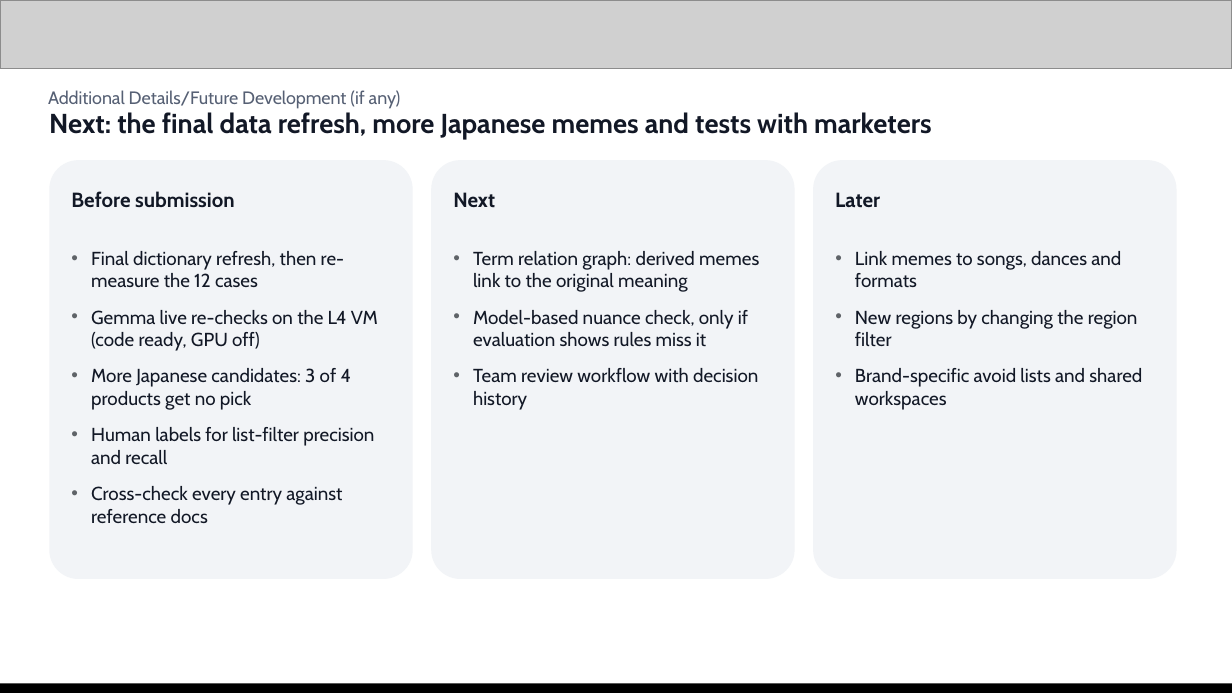
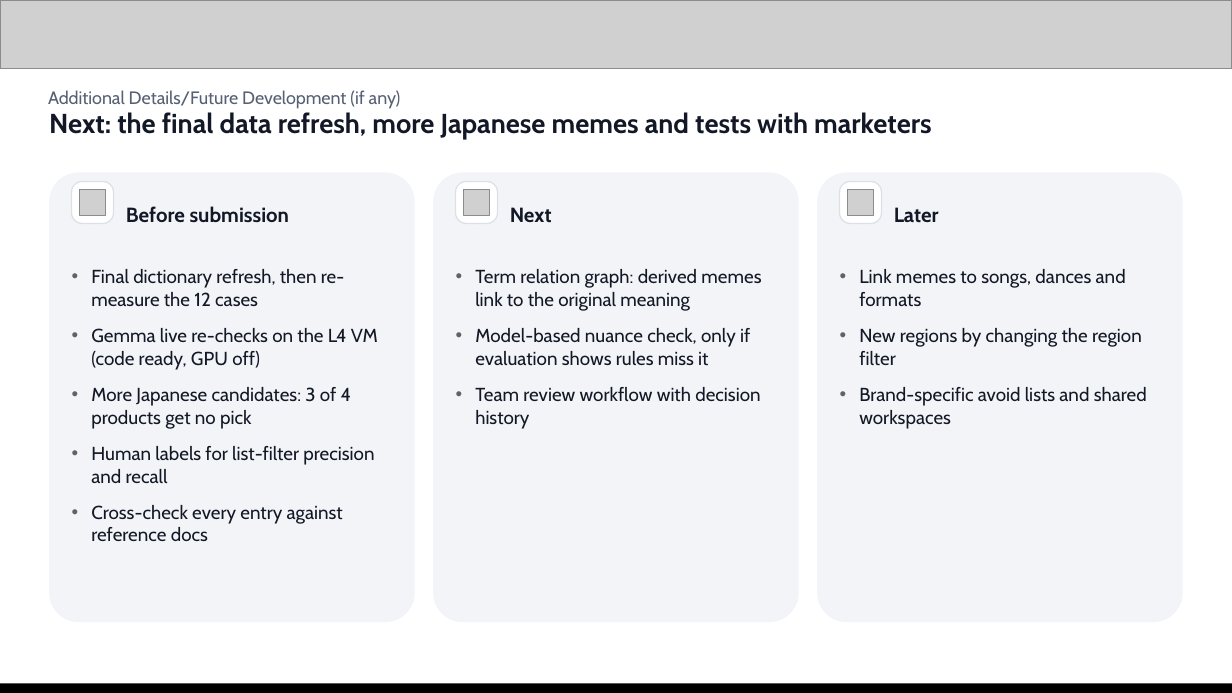
Before and after one commit to Sihyeon-Ji/trend-interpreter, a slide deck: slide 12 of docs/대회/제출/AI-Builder-Cup-제출-초안.pptx. Drawn at 1232x693 pixels with LibreOffice and Linux fonts; fonts in the diff are those of the drawing; grey boxes stand for pictures. Boxes give left, top, right and bottom in pixels: in the first picture for what was removed or moved away, otherwise in the second. Text is boxed around its words. In the diff, an @@ line names an element or a change of style, - is before the commit and + after.

Commit message:
docs: 덱 정렬·아이콘·새 아키텍처 그림, README 화면을 영어권과 새 구조 그림으로
- 덱: 모든 쪽 여백·시작·끝 위치를 같은 틀로 맞춤, lucide 아이콘 배지(사람 승인만 파란색)
- 6쪽 아키텍처를 영역 세 개·아이콘 카드·화살표로 다시 그림(Cloud Storage 스냅숏, 게시·백업 Jobs, 검수자 승인, 필요할 때만 켜는 L4 GPU 추가)
- 9쪽과 README 화면 사진을 영어권 둘러보기·영어 사전 항목(cooked)으로 교체
- README 구조 그림을 새 아키텍처로 바꾸고 범례 문구 갱신

```diff
--- a/docs/대회/제출/AI-Builder-Cup-제출-초안.pptx
+++ b/docs/대회/제출/AI-Builder-Cup-제출-초안.pptx
@@ rounded rectangle: place and size @@
-rounded rectangle at [49, 160, 413, 579]
+rounded rectangle at [49, 172, 415, 622]
@@ rounded rectangle: place and size @@
-rounded rectangle at [431, 160, 795, 579]
+rounded rectangle at [434, 172, 800, 622]
@@ rounded rectangle: place and size @@
-rounded rectangle at [813, 160, 1177, 579]
+rounded rectangle at [817, 172, 1183, 622]
@@ rounded rectangle added at [71, 181, 113, 223], fill #FFFFFF, outline #DCE1E8 0.75 pt @@
@@ picture added at [80, 190, 106, 216] @@
@@ text "Before submission": place and size @@
-text "Before submission" at [71, 191, 235, 207]
+text "Before submission" at [126, 206, 290, 222]
@@ rounded rectangle added at [456, 181, 498, 223], fill #FFFFFF, outline #DCE1E8 0.75 pt @@
@@ picture added at [463, 190, 489, 216] @@
@@ text "Next": place and size @@
-text "Next" at [453, 192, 495, 208]
+text "Next" at [510, 207, 552, 223]
@@ rounded rectangle added at [839, 181, 881, 223], fill #FFFFFF, outline #DCE1E8 0.75 pt @@
@@ picture added at [848, 190, 873, 216] @@
@@ text "Later": place and size @@
-text "Later" at [835, 192, 880, 208]
+text "Later" at [894, 207, 939, 223]
@@ text "Final dictionary refresh, then re-measure ...": place and size @@
-text "Final dictionary refresh, then re-measure ..." at [91, 251, 378, 523]
+text "Final dictionary refresh, then re-measure ..." at [91, 269, 378, 541]
@@ text "Term relation graph: derived memes ...": place and size @@
-text "Term relation graph: derived memes ..." at [473, 251, 759, 410]
+text "Term relation graph: derived memes ..." at [475, 269, 761, 429]
@@ text "Link memes to songs, dances ...": place and size @@
-text "Link memes to songs, dances ..." at [855, 251, 1142, 410]
+text "Link memes to songs, dances ..." at [859, 269, 1147, 429]
```
Also in this commit, not shown: 13 other slides changed, 8 other files.
